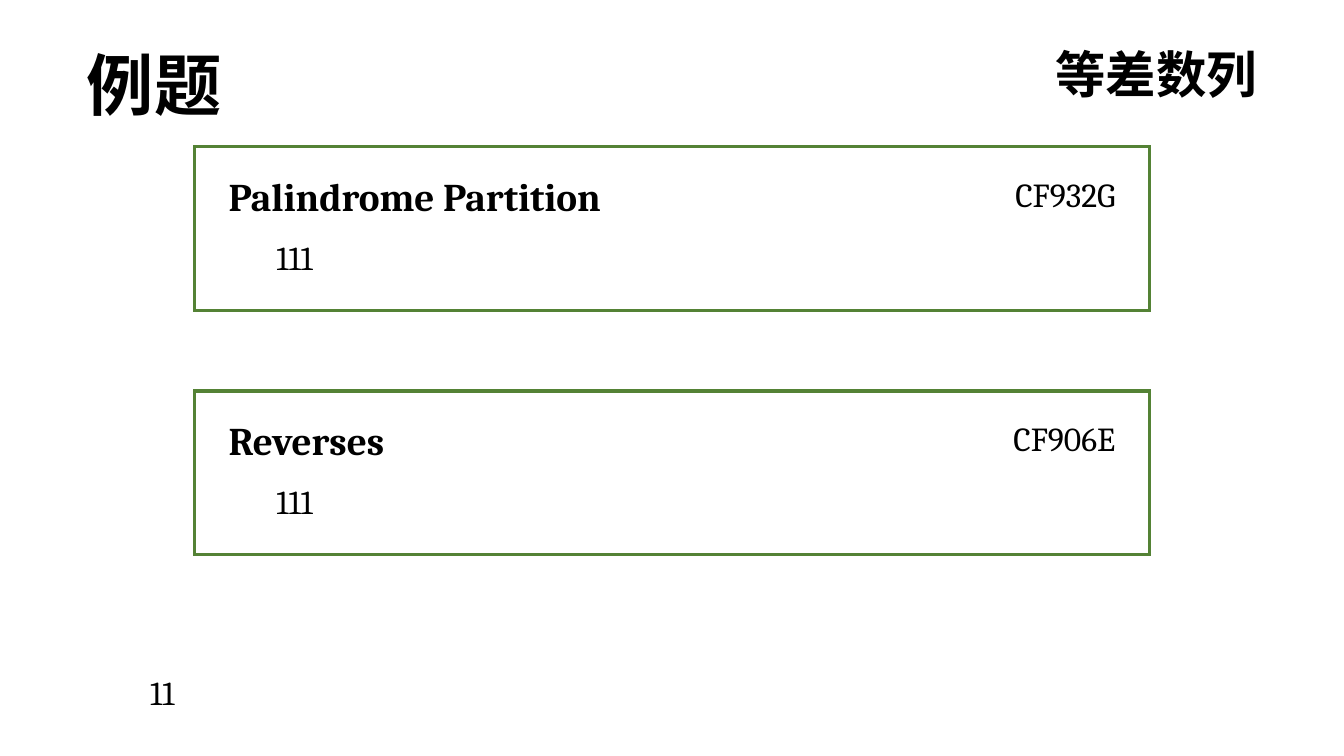
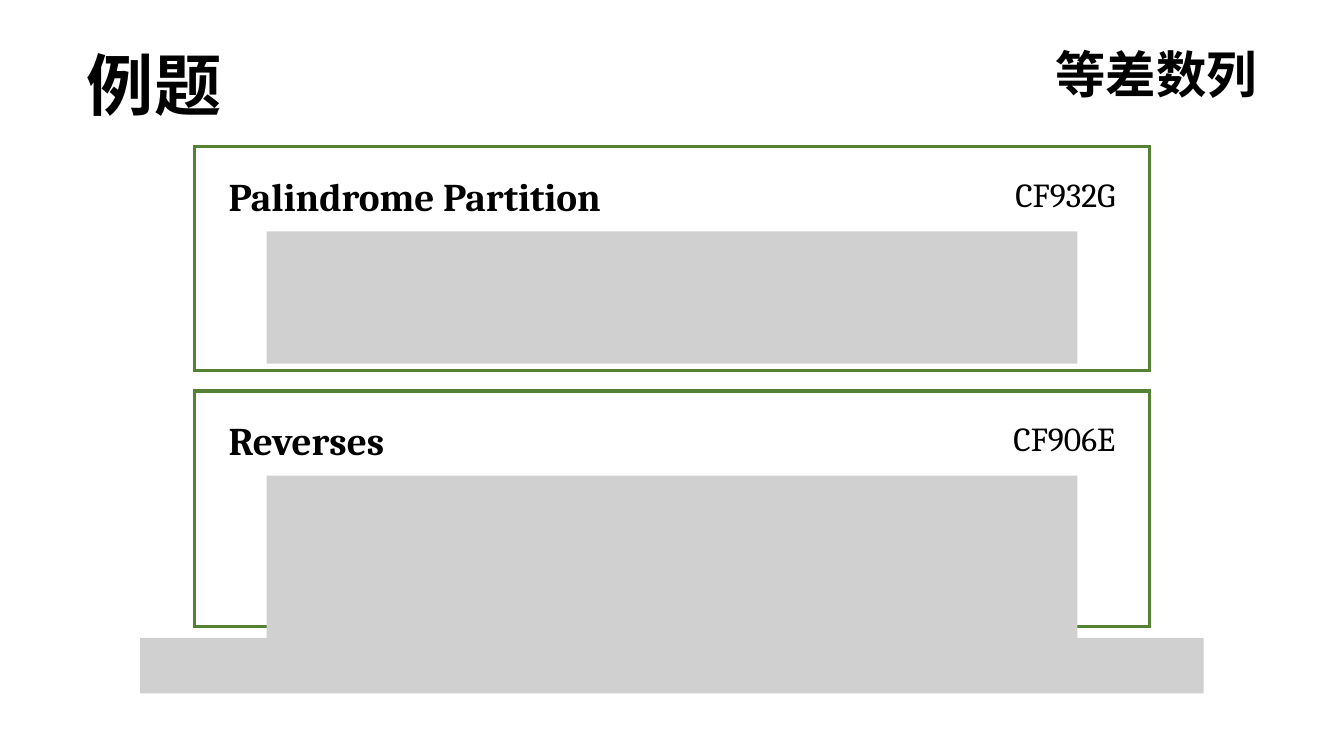
Before and after one commit to R-G-Mocoratioen/oi-slides, a slide deck: slide 18 of 20241214 讲课/字符串正课.pptx. Drawn at 1344x756 pixels with LibreOffice and Linux fonts; fonts in the diff are those of the drawing; grey boxes stand for pictures. Boxes give left, top, right and bottom in pixels: in the first picture for what was removed or moved away, otherwise in the second. Text is boxed around its words. In the diff, an @@ line names an element or a change of style, - is before the commit and + after.

```diff
--- a/20241214 讲课/字符串正课.pptx
+++ b/20241214 讲课/字符串正课.pptx
@@ rectangle resized from (x1=195, y1=147, x2=1149, y2=312) to (x1=195, y1=147, x2=1149, y2=371) @@
@@ picture added at (x1=266, y1=232, x2=1078, y2=364) @@
@@ text removed at (x1=276, y1=247, x2=312, y2=270) @@
-111
@@ rectangle resized from (x1=195, y1=391, x2=1149, y2=556) to (x1=195, y1=391, x2=1149, y2=626) @@
@@ picture added at (x1=266, y1=476, x2=1078, y2=649) @@
@@ text removed at (x1=276, y1=491, x2=312, y2=514) @@
-111
@@ picture added at (x1=140, y1=638, x2=1204, y2=694) @@
@@ text removed at (x1=150, y1=682, x2=174, y2=705) @@
-11
```
Also in this commit, not shown: 5 other slides changed, 2 slides added, 2 other files.
